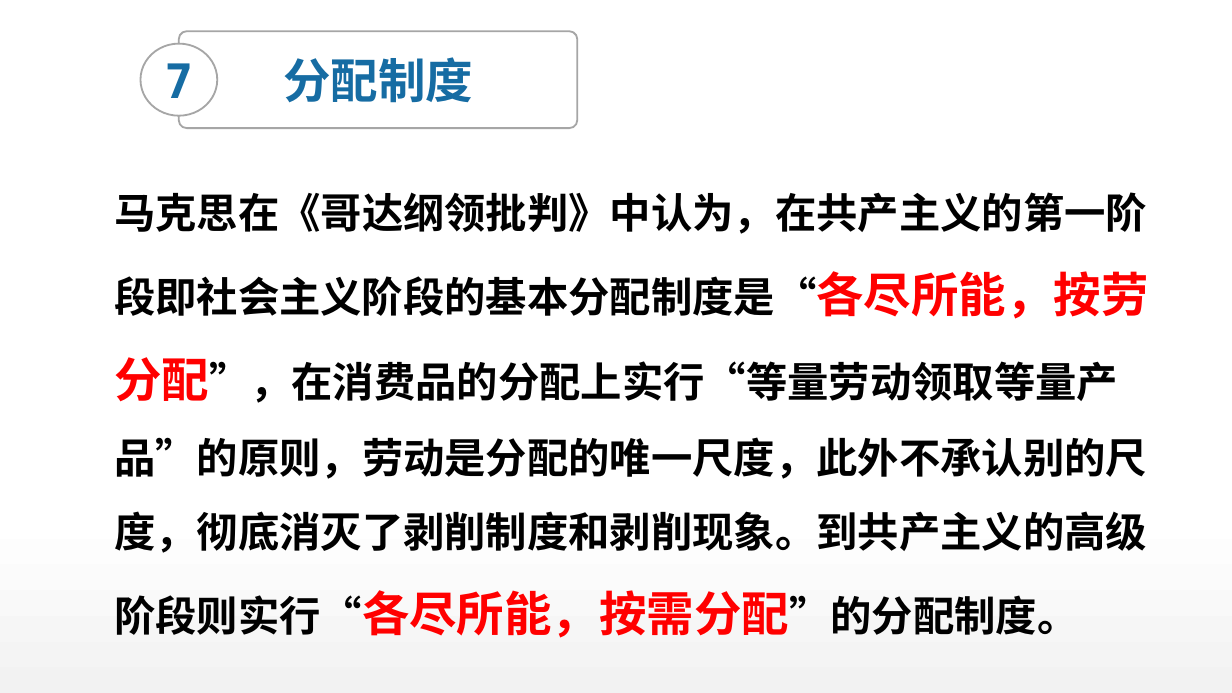
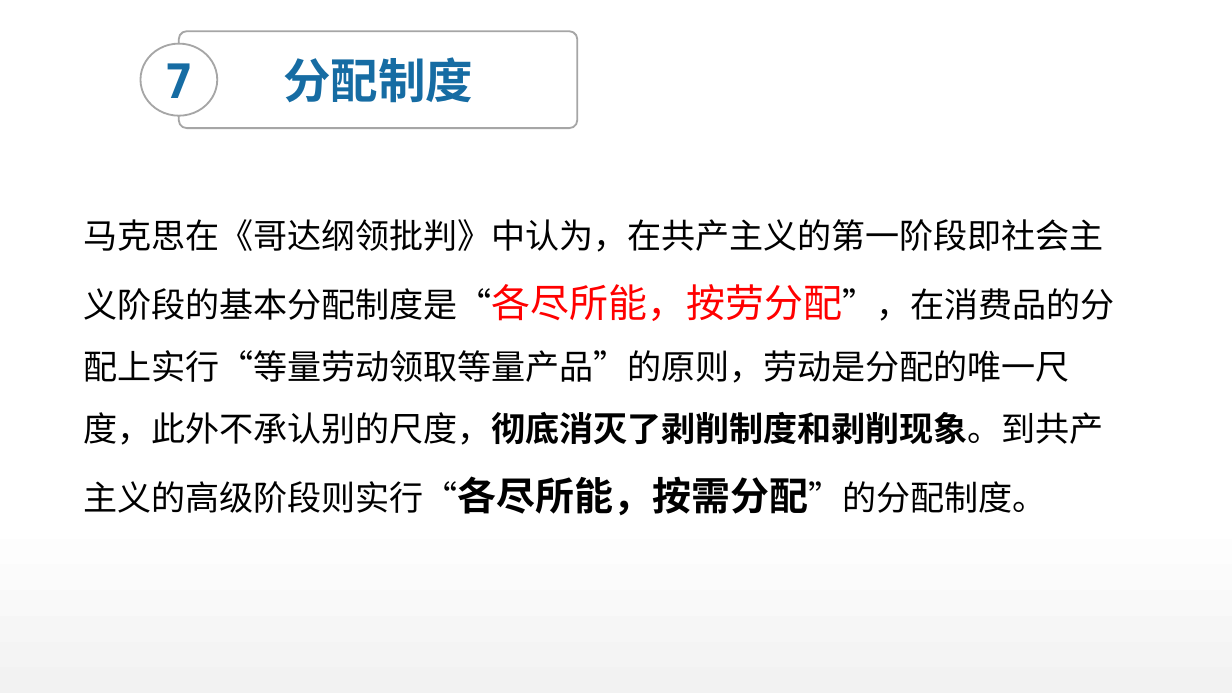
Before and after one commit to DO-MINATOR/buaa, a slide deck: slide 19 of 中特/复习ppt/刘娜娜-绪论.pptx (slide 21 before the commit). Drawn at 1232x693 pixels with LibreOffice and Linux fonts; fonts in the diff are those of the drawing. Boxes give left, top, right and bottom in pixels: in the first picture for what was removed or moved away, otherwise in the second. Text is boxed around its words. In the diff, an @@ line names an element or a change of style, - is before the commit and + after.

```diff
--- a/中特/复习ppt/刘娜娜-绪论.pptx
+++ b/中特/复习ppt/刘娜娜-绪论.pptx
@@ text "马克思在《哥达纲领批判》中认为，在共产主义的第一阶段即社会主义阶段的基本分配制度是“各尽所能，按劳分配”，在消费品的分配 ..." moved from (x1=114, y1=192, x2=1149, y2=638) to (x1=83, y1=219, x2=1114, y2=515) @@
@@ text "马克思在《哥达纲领批判》中认为，在共产主义的第一阶段即社会主义阶段的基本分配制度是“各尽所能，按劳分配”，在消费品的分配 ..." at (x1=83, y1=219, x2=1114, y2=515): size 34 to 28 pt, size 39 to 32 pt, text colour #FF0000 to #000000, bold off in "马克思在《哥达纲领批判》中认为，在共产主义的第一阶段即社会主义阶段的基本分配制度是“各尽所能，按劳分配”，在消费品的分配 ..." @@
```
Also in this commit, not shown: 8 other slides changed, 3 slides removed, 5 other files.
